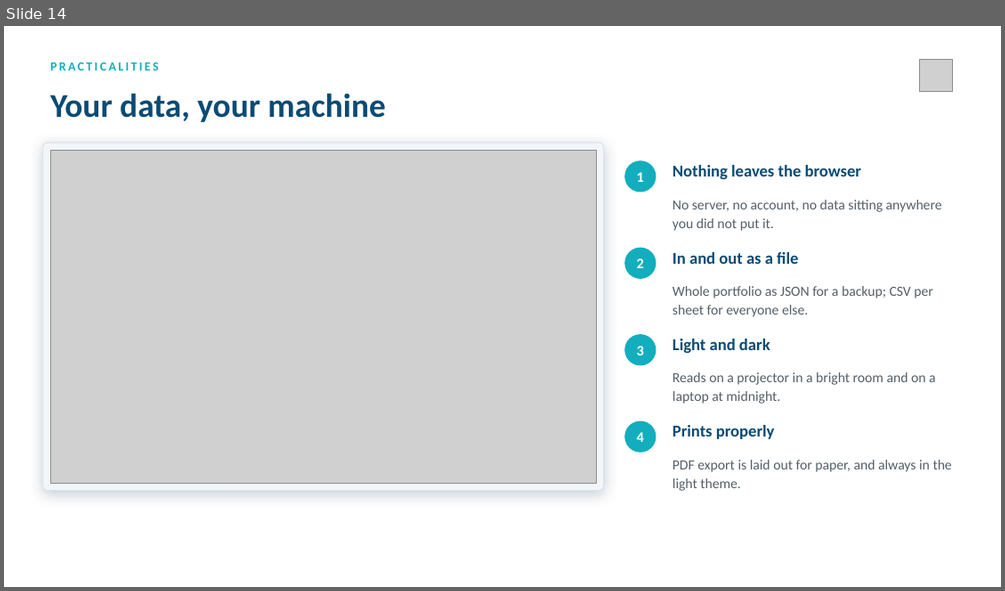
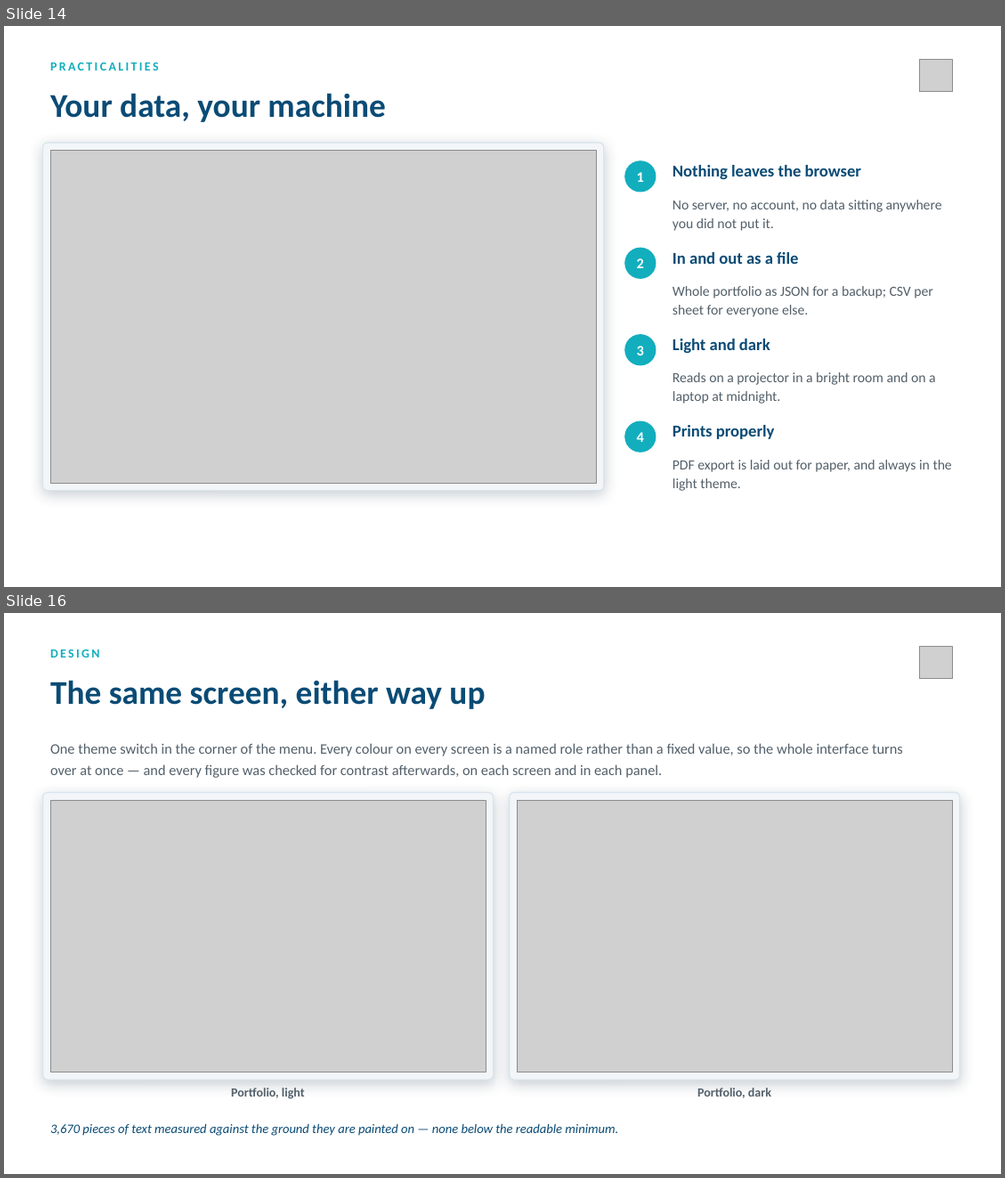
Before and after one commit to yk13-max/pmo, a slide deck: docs/Project Glass — PMO Portfolio Tracker.pptx. Shown one above the other, each under a label of ours: slide 14 before the commit, slides 14 and 16 after it; the slides between them are not shown. The pictures are 1005x591 and 1005x1178 pixels, drawn with LibreOffice and Linux fonts; fonts in the diff are those of the drawing; grey boxes stand for pictures. Boxes give left, top, right and bottom in pixels: in the first picture for what was removed or moved away, otherwise in the second. Text is boxed around its words. In the diff, an @@ line names an element or a change of style, - is before the commit and + after.

```diff
--- a/docs/Project Glass — PMO Portfolio Tracker.pptx
+++ b/docs/Project Glass — PMO Portfolio Tracker.pptx
@@ slide 16 added at (x1=4, y1=613, x2=1001, y2=1174), background #FFFFFF @@
@@ text added at (x1=50, y1=649, x2=100, y2=657), 12 pt, text #12AEBE, bold @@
+DESIGN
@@ picture added at (x1=919, y1=646, x2=952, y2=679) @@
@@ text added at (x1=50, y1=680, x2=485, y2=709), 32 pt, text #0A4B75, bold @@
+The same screen, either way up
@@ text added at (x1=50, y1=743, x2=903, y2=778), 14 pt, text #53606A @@
+One theme switch in the corner of the menu. Every colour on every screen is a named role rather than a fixed value, so the whole interface turns over at once — and every figure was checked for contrast afterwards, on each screen and in each panel.
@@ rounded rectangle added at (x1=43, y1=793, x2=493, y2=1079), fill #F2F6F9, outline #D9E4EC 1 pt @@
@@ rounded rectangle added at (x1=510, y1=793, x2=960, y2=1079), fill #F2F6F9, outline #D9E4EC 1 pt @@
@@ picture added at (x1=50, y1=800, x2=485, y2=1072) @@
@@ picture added at (x1=517, y1=800, x2=952, y2=1072) @@
@@ text added at (x1=231, y1=1087, x2=305, y2=1098), 12 pt, text #53606A, bold @@
+Portfolio, light
@@ text added at (x1=697, y1=1087, x2=771, y2=1098), 12 pt, text #53606A, bold @@
+Portfolio, dark
@@ text added at (x1=50, y1=1124, x2=618, y2=1135), 12.5 pt, text #0A4B75, italic @@
+3,670 pieces of text measured against the ground they are painted on — none below the readable minimum.
```
Also in this commit, not shown: 1 slide changed, 2 other slides added, 4 other files.
